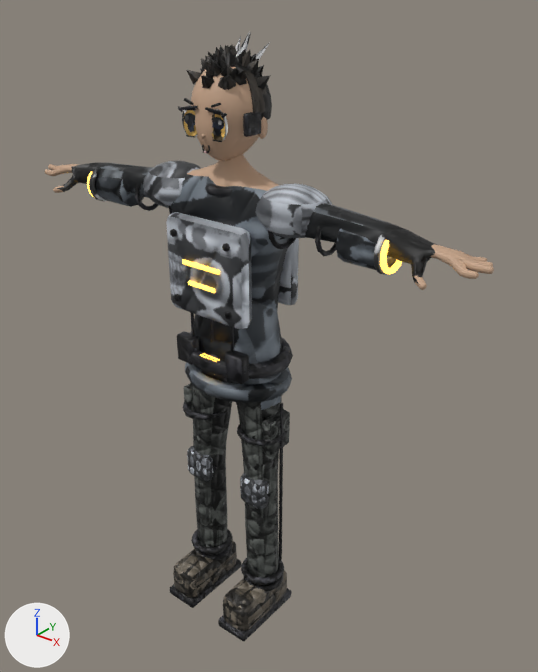
An edit to the glTF model assets/models/characters/an_bastion.glb, drawn before and after from the same camera.
Both versions are drawn from a 50 mm camera at (1.389, -1.621, 2.043) aimed at (0.071, 0.027, 1.022). Every picture has the same lights, and +X, +Y and +Z are marked at lower left. The picture after the commit comes second. Where no turn or scale is listed for an object, it has been applied to the vertices. Vertices at exactly the same position are counted once.

Objects in the first picture: 'AN_Bastion_Body', 'AN_Bastion_Feet', 'AN_Bastion_Head', 'AN_Bastion_Legs'.
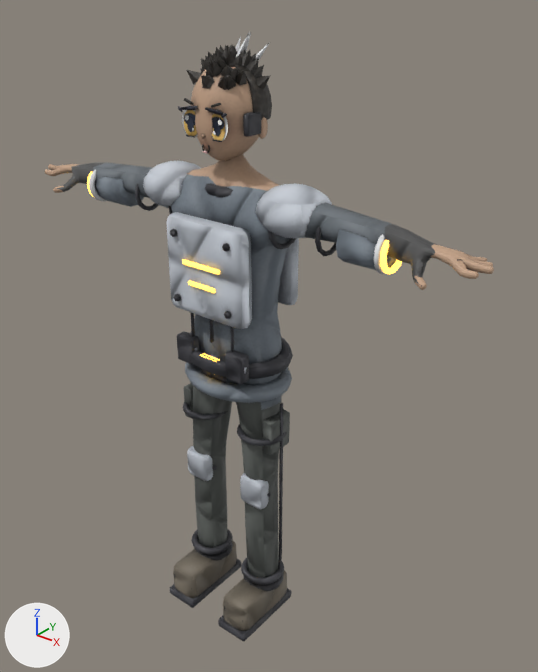
Boxes [x1, y1, x2, y2] around the edits, measured in the pictures (538 x 672 px; the box of a moved part takes in the faces that stretch with it):
'AN_Bastion_Body', surface changed (lighter)
    both: [50, 154, 490, 410]
'AN_Bastion_Head', surface changed
    both: [180, 32, 271, 161]
part 1 of me_bodygraph, moved or reshaped
    both: [143, 161, 332, 238]
part 2 of me_bodygraph, surface changed (lighter)
    both: [50, 154, 490, 410]
part 3 of me_bodygraph_002, surface changed (lighter)
    both: [170, 540, 289, 641]
part 4 of me_bodygraph_001, surface changed (lighter)
    both: [183, 383, 290, 585]

The change, as a list of edits to the scene's bpy script:
```text
Change mat_skin_001:
    add n4 = _N.new('ShaderNodeMix'); n4.name = 'Mix.001'
    add n4.data_type = 'RGBA'
    add n4.blend_type = 'MULTIPLY'
    add n4.inputs[0].default_value = 1.0  # 'Factor'
    add n5 = _N.new('ShaderNodeTexImage'); n5.name = 'Image Texture'
    add n5.image = img_diffuse_bastion
    where n3 = _N.new('ShaderNodeVertexColor'); n3.name = 'Color Attribute'
    where n2 = _N.new('ShaderNodeMix'); n2.name = 'Mix'
    remove _L.new(n3.outputs[0], n2.inputs[6])  # 'Color' to 'A'
    add _L.new(n4.outputs[2], n2.inputs[6])  # 'Result' to 'A'
    add _L.new(n3.outputs[0], n4.inputs[7])  # 'Color' to 'B'
    add _L.new(n5.outputs[0], n4.inputs[6])  # 'Color' to 'A'
Change me_bodygraph:
    where me_bodygraph.from_pydata(...)  # 3071 vertices, 5996 faces; spans x -0.8..0.8, y -0.2..0.11, z 0.84..1.6
    used by ob_an_bastion_body; location = (0.0, 0.0, 0.0)
    me_bodygraph part 1: 199 of 3071 vertices moved; they spanned x -0.33..0.33, y -0.15..0.05, z 1.4..1.54 and now span x -0.33..0.33, y -0.15..0.05, z 1.4..1.54; mean shift (0.0, 0.0, 0.0); largest move (-0.23, -0.11, 1.53) -> (-0.22, -0.05, 1.4)
    me_bodygraph part 2: 5615 kept faces spanning x -0.8..0.8, y -0.2..0.11, z 0.84..1.6 get new texture (UV) coordinates
Change me_bodygraph_002:
    where me_bodygraph_002.from_pydata(...)  # 845 vertices, 1570 faces; spans x -0.192..0.192, y -0.249..0.029, z -0.003..0.143
    used by ob_an_bastion_feet; location = (0.0, 0.0, 0.0)
    me_bodygraph_002 part 3: texture (UV) coordinates of 1570 of 1570 faces, centred in x -0.19..0.189, y -0.247..0.027, z -0.001..0.141, changed; they spanned u 0.01..0.99, v 0.01..0.97 and now span u 0.01..0.99, v 0.01..0.96
Change me_bodygraph_001:
    where me_bodygraph_001.from_pydata(...)  # 951 vertices, 1780 faces; spans x -0.2..0.2, y -0.15..0.025, z 0.117..0.881
    used by ob_an_bastion_legs; location = (0.0, 0.0, 0.0)
    me_bodygraph_001 part 4: texture (UV) coordinates of 1780 of 1780 faces, centred in x -0.198..0.198, y -0.148..0.018, z 0.127..0.866, changed; they spanned u 0.01..0.99, v 0.01..0.98 and now span u 0.01..0.99, v 0.01..0.98
```
